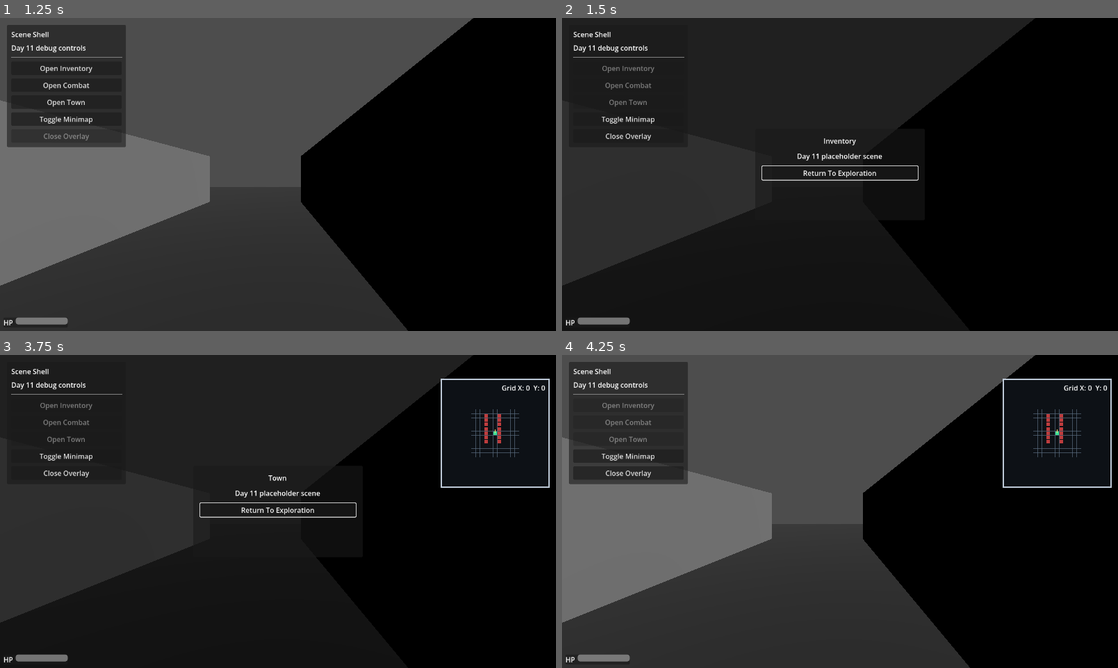
Above: before the commit, frames 1-4 (two rows, left to right).
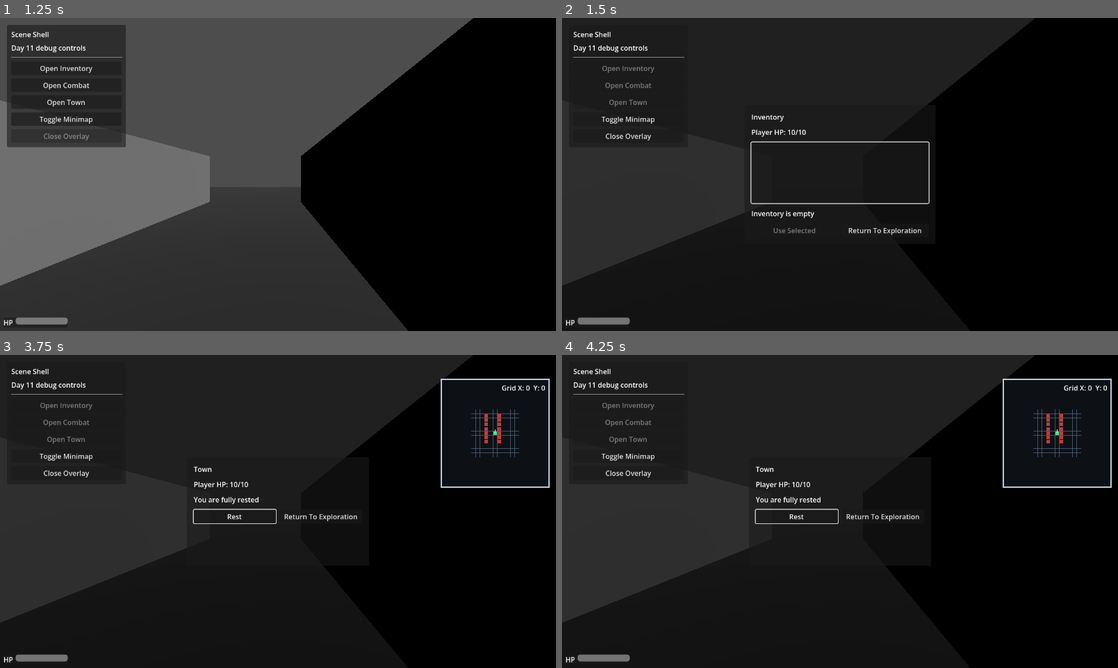
Above: after the commit, the same moments.

Repository: adamico/blobber-godot
Game: Godot game, scene res://scenes/title/title_screen.tscn
The game is run twice, just before and just after one commit, with the same random seed, the same clock (stepped at 60 frames per second) and the same inputs.
Inputs (mouse positions are in pixels of both pictures, inside the frame that each line leads up to):
- Up to frame 1 (1.25 s): click "Start Game" at 0.5 s
- Up to frame 2 (1.5 s): click "Open Inventory" at 1.25 s
- Up to frame 3 (3.75 s): click "Return To Exploration" at 2 s; click "Toggle Minimap" at 2.75 s; tap Enter (ui_accept) at 3.5 s; move the mouse to (400, 495) at 3.52 s; hold D (move_right) from 3.53 s (still down); hold T (open_town) from 3.53 s (still down); click (400, 495) at 3.67 s
- Up to frame 4 (4.25 s): keep holding D (move_right); keep holding T (open_town); tap Enter (ui_accept) at 3.77 s

Frame 1 is identical in both runs. In frame 2, 1.3% of the frame differs, in the area x 33-67%, y 30-70%; in frame 3, 0.9%; in frame 4, 57%, in the area x 0-86%, y 0-100%.

Commit message:
feat(m4): implement pickups, inventory UI, and town rest flow
add WorldPickup component that auto-collects into player inventory on matching grid cell
add real inventory overlay UI with item list, use action, close handling, and HP display
add real town overlay UI with Rest action that restores player HP to max
replace inventory and town placeholder scenes with functional overlays
add world APIs for inventory item access/use and resting
wire pickup collection into world turn processing
update world composition wiring for new overlay/world interactions
add M4 integration tests covering pickup collection, inventory item usage, and town rest behavior

Diff:
--- /dev/null
+++ b/components/world_pickup.gd
@@ -0,0 +1,34 @@
+class_name WorldPickup
+extends Node3D
+
+signal collected(item: ItemData)
+
+@export var grid_cell: Vector2i = Vector2i.ZERO
+@export var item_data: ItemData
+@export var world_y: float = 0.0
+
+
+func _ready() -> void:
+	add_to_group(&"world_pickups")
+	_sync_world_position()
+
+
+func collect_if_player_on_cell(player, player_cell: Vector2i) -> bool:
+	if item_data == null:
+		return false
+	if player == null:
+		return false
+	if player_cell != grid_cell:
+		return false
+	if not player.has_method("add_item"):
+		return false
+	if not bool(player.call("add_item", item_data)):
+		return false
+
+	collected.emit(item_data)
+	queue_free()
+	return true
+
+
+func _sync_world_position() -> void:
+	global_position = GridMapper.cell_to_world(grid_cell, 1.0, world_y)
--- /dev/null
+++ b/scenes/inventory/inventory_overlay.gd
@@ -0,0 +1,147 @@
+extends Control
+
+signal close_requested
+
+@onready var _title_label: Label = %InventoryTitleLabel
+@onready var _player_hp_label: Label = %InventoryPlayerHPLabel
+@onready var _item_list: ItemList = %InventoryItemList
+@onready var _status_label: Label = %InventoryStatusLabel
+@onready var _use_button: Button = %InventoryUseButton
+@onready var _close_button: Button = %InventoryCloseButton
+
+var _world: Node
+var _last_snapshot: PackedStringArray = PackedStringArray()
+
+
+func _ready() -> void:
+	_world = _resolve_world_context()
+	if _use_button != null and not _use_button.pressed.is_connected(_on_use_pressed):
+		_use_button.pressed.connect(_on_use_pressed)
+	if _close_button != null and not _close_button.pressed.is_connected(_on_close_pressed):
+		_close_button.pressed.connect(_on_close_pressed)
+	_refresh_view(true)
+
+
+func _process(_delta: float) -> void:
+	_refresh_view(false)
+
+
+func request_overlay_focus() -> void:
+	if _item_list != null:
+		_item_list.grab_focus()
+
+
+func _unhandled_input(event: InputEvent) -> void:
+	if event is InputEventKey and event.echo:
+		return
+	if not event.is_pressed():
+		return
+	if event.is_action_pressed("close_overlay") or event.is_action_pressed("ui_cancel"):
+		close_requested.emit()
+		get_viewport().set_input_as_handled()
+
+
+func _refresh_view(force_list_refresh: bool) -> void:
+	if _world == null:
+		_world = _resolve_world_context()
+		if _world == null:
+			return
+
+	if _title_label != null:
+		_title_label.text = "Inventory"
+
+	var player_stats: CharacterStats = null
+	if _world.has_method("get_player_stats"):
+		player_stats = _world.call("get_player_stats") as CharacterStats
+	if _player_hp_label != null:
+		if player_stats != null:
+			_player_hp_label.text = "Player HP: %d/%d" % [player_stats.health, player_stats.max_health]
+		else:
+			_player_hp_label.text = "Player HP: --"
+
+	var items: Array = []
+	if _world.has_method("get_player_inventory_items"):
+		items = _world.call("get_player_inventory_items") as Array
+
+	var snapshot := PackedStringArray()
+	for item in items:
+		if item == null:
+			snapshot.append("<null>")
+			continue
+		var item_name := String(item.item_name)
+		var item_type := int(item.item_type)
+		snapshot.append("%s|%d" % [item_name, item_type])
+
+	if force_list_refresh or snapshot != _last_snapshot:
+		_rebuild_item_list(items)
+		_last_snapshot = snapshot
+
+	if _use_button != null:
+		_use_button.disabled = _item_list == null or _item_list.get_selected_items().is_empty()
+
+
+func _rebuild_item_list(items: Array) -> void:
+	if _item_list == null:
+		return
+
+	var previous_selection := -1
+	if not _item_list.get_selected_items().is_empty():
+		previous_selection = int(_item_list.get_selected_items()[0])
+
+	_item_list.clear()
+	for item in items:
+		if item == null:
+			_item_list.add_item("Unknown Item")
+			continue
+		var item_name := String(item.item_name)
+		if item_name.is_empty():
+			item_name = "Unnamed Item"
+		_item_list.add_item(item_name)
+
+	if _item_list.item_count == 0:
+		if _status_label != null:
+			_status_label.text = "Inventory is empty"
+		return
+
+	var selected := clampi(previous_selection, 0, _item_list.item_count - 1)
+	_item_list.select(selected)
+	if _status_label != null:
+		_status_label.text = "Select an item and choose Use"
+
+
+func _on_use_pressed() -> void:
+	if _item_list == null:
+		return
+	if _item_list.get_selected_items().is_empty():
+		if _status_label != null:
+			_status_label.text = "Select an item first"
+		return
+
+	var index := int(_item_list.get_selected_items()[0])
+	if _world == null or not _world.has_method("use_player_inventory_item"):
+		if _status_label != null:
+			_status_label.text = "Inventory unavailable"
+		return
+
+	if bool(_world.call("use_player_inventory_item", index)):
+		if _status_label != null:
+			_status_label.text = "Item used"
+	else:
+		if _status_label != null:
+			_status_label.text = "Could not use item"
+
+	_refresh_view(true)
+
+
+func _on_close_pressed() -> void:
+	close_requested.emit()
+
+
+func _resolve_world_context() -> Node:
+	var cursor: Node = self
+	while cursor != null:
+		if cursor.has_method("get_player_inventory_items") and cursor.has_method("use_player_inventory_item"):
+			return cursor
+		cursor = cursor.get_parent()
+
+	return get_tree().current_scene
--- a/scenes/inventory/inventory_placeholder.tscn
+++ b/scenes/inventory/inventory_placeholder.tscn
@@ -1,8 +1,8 @@
 [gd_scene format=3]
 
-[ext_resource type="Script" path="res://scenes/overlays/placeholder_overlay.gd" id="1"]
+[ext_resource type="Script" path="res://scenes/inventory/inventory_overlay.gd" id="1"]
 
-[node name="InventoryPlaceholder" type="Control"]
+[node name="InventoryOverlay" type="Control"]
 layout_mode = 3
 anchors_preset = 15
 anchor_right = 1.0
@@ -10,10 +10,8 @@
 grow_horizontal = 2
 grow_vertical = 2
 script = ExtResource("1")
-overlay_title = "Inventory"
-overlay_subtitle = "Day 11 placeholder scene"
 
-[node name="Dimmer" type="ColorRect" parent="."]
+[node name="InventoryDimmer" type="ColorRect" parent="."]
 layout_mode = 1
 anchors_preset = 15
 anchor_right = 1.0
@@ -23,7 +21,7 @@
 mouse_filter = 2
 color = Color(0, 0, 0, 0.58)
 
-[node name="Center" type="CenterContainer" parent="."]
+[node name="InventoryCenter" type="CenterContainer" parent="."]
 layout_mode = 1
 anchors_preset = 15
 anchor_right = 1.0
@@ -31,29 +29,54 @@
 grow_horizontal = 2
 grow_vertical = 2
 
-[node name="Panel" type="PanelContainer" parent="Center"]
-custom_minimum_size = Vector2(390, 210)
+[node name="InventoryPanel" type="PanelContainer" parent="InventoryCenter"]
+custom_minimum_size = Vector2(440, 300)
 layout_mode = 2
 
-[node name="Margin" type="MarginContainer" parent="Center/Panel"]
+[node name="InventoryMargin" type="MarginContainer" parent="InventoryCenter/InventoryPanel"]
 layout_mode = 2
 theme_override_constants/margin_left = 16
 theme_override_constants/margin_top = 16
 theme_override_constants/margin_right = 16
 theme_override_constants/margin_bottom = 16
 
-[node name="VBox" type="VBoxContainer" parent="Center/Panel/Margin"]
+[node name="InventoryVBox" type="VBoxContainer" parent="InventoryCenter/InventoryPanel/InventoryMargin"]
 layout_mode = 2
 theme_override_constants/separation = 12
 
-[node name="Title" type="Label" parent="Center/Panel/Margin/VBox"]
+[node name="InventoryTitleLabel" type="Label" parent="InventoryCenter/InventoryPanel/InventoryMargin/InventoryVBox"]
 layout_mode = 2
-horizontal_alignment = 1
+unique_name_in_owner = true
+text = "Inventory"
 
-[node name="Subtitle" type="Label" parent="Center/Panel/Margin/VBox"]
+[node name="InventoryPlayerHPLabel" type="Label" parent="InventoryCenter/InventoryPanel/InventoryMargin/InventoryVBox"]
 layout_mode = 2
-horizontal_alignment = 1
+unique_name_in_owner = true
+text = "Player HP: --"
 
-[node name="CloseButton" type="Button" parent="Center/Panel/Margin/VBox"]
+[node name="InventoryItemList" type="ItemList" parent="InventoryCenter/InventoryPanel/InventoryMargin/InventoryVBox"]
+custom_minimum_size = Vector2(0, 140)
 layout_mode = 2
+unique_name_in_owner = true
+select_mode = 0
+
+[node name="InventoryStatusLabel" type="Label" parent="InventoryCenter/InventoryPanel/InventoryMargin/InventoryVBox"]
+layout_mode = 2
+unique_name_in_owner = true
+text = "Inventory is empty"
+
+[node name="InventoryActionsRow" type="HBoxContainer" parent="InventoryCenter/InventoryPanel/InventoryMargin/InventoryVBox"]
+layout_mode = 2
+theme_override_constants/separation = 10
+
+[node name="InventoryUseButton" type="Button" parent="InventoryCenter/InventoryPanel/InventoryMargin/InventoryVBox/InventoryActionsRow"]
+layout_mode = 2
+unique_name_in_owner = true
+size_flags_horizontal = 3
+text = "Use Selected"
+
+[node name="InventoryCloseButton" type="Button" parent="InventoryCenter/InventoryPanel/InventoryMargin/InventoryVBox/InventoryActionsRow"]
+layout_mode = 2
+unique_name_in_owner = true
+size_flags_horizontal = 3
 text = "Return To Exploration"
--- /dev/null
+++ b/scenes/town/town_overlay.gd
@@ -0,0 +1,92 @@
+extends Control
+
+signal close_requested
+
+@onready var _title_label: Label = %TownTitleLabel
+@onready var _player_hp_label: Label = %TownPlayerHPLabel
+@onready var _status_label: Label = %TownStatusLabel
+@onready var _rest_button: Button = %TownRestButton
+@onready var _close_button: Button = %TownCloseButton
+
+var _world: Node
+
+
+func _ready() -> void:
+	_world = _resolve_world_context()
+	if _rest_button != null and not _rest_button.pressed.is_connected(_on_rest_pressed):
+		_rest_button.pressed.connect(_on_rest_pressed)
+	if _close_button != null and not _close_button.pressed.is_connected(_on_close_pressed):
+		_close_button.pressed.connect(_on_close_pressed)
+	_refresh_view()
+
+
+func _process(_delta: float) -> void:
+	_refresh_view()
+
+
+func request_overlay_focus() -> void:
+	if _rest_button != null:
+		_rest_button.grab_focus()
+
+
+func _unhandled_input(event: InputEvent) -> void:
+	if event is InputEventKey and event.echo:
+		return
+	if not event.is_pressed():
+		return
+	if event.is_action_pressed("close_overlay") or event.is_action_pressed("ui_cancel"):
+		close_requested.emit()
+		get_viewport().set_input_as_handled()
+
+
+func _refresh_view() -> void:
+	if _world == null:
+		_world = _resolve_world_context()
+		if _world == null:
+			return
+
+	if _title_label != null:
+		_title_label.text = "Town"
+
+	var player_stats: CharacterStats = null
+	if _world.has_method("get_player_stats"):
+		player_stats = _world.call("get_player_stats") as CharacterStats
+
+	if _player_hp_label != null:
+		if player_stats != null:
+			_player_hp_label.text = "Player HP: %d/%d" % [player_stats.health, player_stats.max_health]
+		else:
+			_player_hp_label.text = "Player HP: --"
+
+	if _status_label != null and player_stats != null and player_stats.health >= player_stats.max_health:
+		_status_label.text = "You are fully rested"
+
+
+func _on_rest_pressed() -> void:
+	if _world == null or not _world.has_method("rest_player"):
+		if _status_label != null:
+			_status_label.text = "Town services unavailable"
+		return
+
+	if bool(_world.call("rest_player")):
+		if _status_label != null:
+			_status_label.text = "You rest at the inn"
+	else:
+		if _status_label != null:
+			_status_label.text = "Could not rest"
+
+	_refresh_view()
+
+
+func _on_close_pressed() -> void:
+	close_requested.emit()
+
+
+func _resolve_world_context() -> Node:
+	var cursor: Node = self
+	while cursor != null:
+		if cursor.has_method("rest_player") and cursor.has_method("get_player_stats"):
+			return cursor
+		cursor = cursor.get_parent()
+
+	return get_tree().current_scene
--- a/scenes/town/town_placeholder.tscn
+++ b/scenes/town/town_placeholder.tscn
@@ -1,8 +1,8 @@
 [gd_scene format=3]
 
-[ext_resource type="Script" path="res://scenes/overlays/placeholder_overlay.gd" id="1"]
+[ext_resource type="Script" path="res://scenes/town/town_overlay.gd" id="1"]
 
-[node name="TownPlaceholder" type="Control"]
+[node name="TownOverlay" type="Control"]
 layout_mode = 3
 anchors_preset = 15
 anchor_right = 1.0
@@ -10,8 +10,6 @@
 grow_horizontal = 2
 grow_vertical = 2
 script = ExtResource("1")
-overlay_title = "Town"
-overlay_subtitle = "Day 11 placeholder scene"
 
 [node name="Dimmer" type="ColorRect" parent="."]
 layout_mode = 1
@@ -32,7 +30,7 @@
 grow_vertical = 2
 
 [node name="Panel" type="PanelContainer" parent="Center"]
-custom_minimum_size = Vector2(390, 210)
+custom_minimum_size = Vector2(420, 250)
 layout_mode = 2
 
 [node name="Margin" type="MarginContainer" parent="Center/Panel"]
@@ -46,14 +44,33 @@
 layout_mode = 2
 theme_override_constants/separation = 12
 
-[node name="Title" type="Label" parent="Center/Panel/Margin/VBox"]
+[node name="TownTitleLabel" type="Label" parent="Center/Panel/Margin/VBox"]
 layout_mode = 2
-horizontal_alignment = 1
+unique_name_in_owner = true
+text = "Town"
 
-[node name="Subtitle" type="Label" parent="Center/Panel/Margin/VBox"]
+[node name="TownPlayerHPLabel" type="Label" parent="Center/Panel/Margin/VBox"]
 layout_mode = 2
-horizontal_alignment = 1
+unique_name_in_owner = true
+text = "Player HP: --"
 
-[node name="CloseButton" type="Button" parent="Center/Panel/Margin/VBox"]
+[node name="TownStatusLabel" type="Label" parent="Center/Panel/Margin/VBox"]
 layout_mode = 2
+unique_name_in_owner = true
+text = "Take a rest to recover"
+
+[node name="Actions" type="HBoxContainer" parent="Center/Panel/Margin/VBox"]
+layout_mode = 2
+theme_override_constants/separation = 10
+
+[node name="TownRestButton" type="Button" parent="Center/Panel/Margin/VBox/Actions"]
+layout_mode = 2
+unique_name_in_owner = true
+size_flags_horizontal = 3
+text = "Rest"
+
+[node name="TownCloseButton" type="Button" parent="Center/Panel/Margin/VBox/Actions"]
+layout_mode = 2
+unique_name_in_owner = true
+size_flags_horizontal = 3
 text = "Return To Exploration"
--- a/scenes/world/main.gd
+++ b/scenes/world/main.gd
@@ -247,6 +247,27 @@
 	return _player.stats
 
 
+func get_player_inventory_items() -> Array:
+	if _player == null or _player.inventory == null:
+		return []
+	if not _player.inventory.has_method("get_items"):
+		return []
+	return _player.inventory.get_items()
+
+
+func use_player_inventory_item(index: int) -> bool:
+	if _player == null:
+		return false
+	return _player.use_item(index)
+
+
+func rest_player() -> bool:
+	if _player == null or _player.stats == null:
+		return false
+	_player.stats.fill()
+	return true
+
+
 func submit_combat_intent(cmd: GridCommand.Type) -> bool:
 	return _turn_orchestrator.submit_player_combat_intent(cmd)
 
--- a/scenes/world/modules/world_composition_orchestrator.gd
+++ b/scenes/world/modules/world_composition_orchestrator.gd
@@ -124,6 +124,7 @@
 			grid_module,
 			encounter_module,
 			run_outcome_module,
+			root,
 			player,
 			ctx["is_gameplay_state_active"],
 			ctx["is_combat_state_active"],
--- a/scenes/world/modules/world_turn_orchestrator.gd
+++ b/scenes/world/modules/world_turn_orchestrator.gd
@@ -3,11 +3,13 @@
 
 const COMBAT_DEFEND_DIVISOR := 2
 const COMBAT_USE_ITEM_HEAL_AMOUNT := 2
+const PICKUP_GROUP := &"world_pickups"
 
 var _ui_module: WorldUIModule
 var _grid_module: WorldGridModule
 var _encounter_module: WorldEncounterModule
 var _run_outcome_module: WorldRunOutcomeModule
+var _world_root: Node
 var _player
 var _is_gameplay_state_active_fn: Callable
 var _is_combat_state_active_fn: Callable
@@ -21,6 +23,7 @@
 		grid_module: WorldGridModule,
 		encounter_module: WorldEncounterModule,
 		run_outcome_module: WorldRunOutcomeModule,
+		world_root: Node,
 		player,
 		is_gameplay_state_active_fn: Callable,
 		is_combat_state_active_fn: Callable,
@@ -30,6 +33,7 @@
 	_grid_module = grid_module
 	_encounter_module = encounter_module
 	_run_outcome_module = run_outcome_module
+	_world_root = world_root
 	_player = player
 	_is_gameplay_state_active_fn = is_gameplay_state_active_fn
 	_is_combat_state_active_fn = is_combat_state_active_fn
@@ -47,6 +51,7 @@
 func process_player_action(new_state: GridState) -> void:
 	_ui_module.refresh_coords(new_state.cell)
 	_ui_module.refresh_minimap(new_state.cell, _grid_module.occupancy())
+	_collect_pickups(new_state.cell)
 	_encounter_module.collect()
 
 	if not _is_gameplay_active():
@@ -64,6 +69,20 @@
 
 	_encounter_module.tick_step_echo()
 	_encounter_module.check_combat_trigger()
+
+
+func _collect_pickups(player_cell: Vector2i) -> void:
+	if _world_root == null:
+		return
+
+	for node in _world_root.get_tree().get_nodes_in_group(PICKUP_GROUP):
+		if node == null:
+			continue
+		if node.get_tree() != _world_root.get_tree():
+			continue
+		if not node.has_method("collect_if_player_on_cell"):
+			continue
+		node.call("collect_if_player_on_cell", _player, player_cell)
 
 
 func process_enemy_action() -> void:
--- /dev/null
+++ b/tests/test_m4_inventory_town_flow.gd
@@ -0,0 +1,96 @@
+extends GutTest
+
+const WORLD_SCENE := preload("res://scenes/world/main.tscn")
+
+func _spawn_world() -> Node3D:
+	var world := WORLD_SCENE.instantiate() as Node3D
+	add_child_autofree(world)
+	await get_tree().process_frame
+	await get_tree().process_frame
+	return world
+
+
+func _player(world: Node3D) -> Player:
+	var player := world.get_node_or_null("Player") as Player
+	assert_not_null(player, "Manual test world must include Player")
+	return player
+
+
+func _wait_until_not_busy(player: Player, max_frames: int = 240) -> void:
+	for _i in range(max_frames):
+		if player.movement_controller != null and not player.movement_controller.is_busy:
+			return
+		await get_tree().process_frame
+	fail_test("Timed out waiting for movement controller to become idle")
+
+
+func _make_item(item_name: String, effects: Dictionary) -> ItemData:
+	var item := ItemData.new()
+	item.item_name = item_name
+	item.stat_effect = effects
+	item.item_type = ItemData.ItemType.CONSUMABLE
+	return item
+
+
+func test_world_pickup_collects_item_into_player_inventory() -> void:
+	var world := await _spawn_world()
+	var player := _player(world)
+	player.movement_config.smooth_mode = false
+
+	var pickup := WorldPickup.new()
+	pickup.grid_cell = Vector2i(0, -1)
+	pickup.item_data = _make_item("Potion", {"heal": 2})
+	world.add_child(pickup)
+	await get_tree().process_frame
+
+	assert_eq(player.inventory.size(), 0)
+	assert_true(player.execute_action(&"move_forward"))
+	await _wait_until_not_busy(player)
+	await get_tree().process_frame
+
+	assert_eq(player.grid_state.cell, Vector2i(0, -1))
+	assert_eq(player.inventory.size(), 1)
+	assert_false(is_instance_valid(pickup))
+
+
+func test_inventory_overlay_uses_selected_item() -> void:
+	var world := await _spawn_world()
+	var player := _player(world)
+
+	player.stats.take_damage(5)
+	assert_eq(player.stats.health, 5)
+	assert_true(player.add_item(_make_item("Potion", {"heal": 3})))
+
+	world.open_inventory_overlay()
+	await get_tree().process_frame
+
+	var item_list := world.get_node_or_null("OverlayLayer/OverlayMount/InventoryOverlay/InventoryCenter/InventoryPanel/InventoryMargin/InventoryVBox/InventoryItemList") as ItemList
+	var use_button := world.get_node_or_null("OverlayLayer/OverlayMount/InventoryOverlay/InventoryCenter/InventoryPanel/InventoryMargin/InventoryVBox/InventoryActionsRow/InventoryUseButton") as Button
+	assert_not_null(item_list)
+	assert_not_null(use_button)
+	assert_eq(item_list.item_count, 1)
+
+	item_list.select(0)
+	use_button.emit_signal("pressed")
+	await get_tree().process_frame
+
+	assert_eq(player.stats.health, 8)
+	assert_eq(player.inventory.size(), 0)
+
+
+func test_town_overlay_rest_restores_hp_to_max() -> void:
+	var world := await _spawn_world()
+	var player := _player(world)
+
+	player.stats.take_damage(4)
+	assert_eq(player.stats.health, 6)
+
+	world.open_town_overlay()
+	await get_tree().process_frame
+
+	var rest_button := world.get_node_or_null("OverlayLayer/OverlayMount/TownOverlay/Center/Panel/Margin/VBox/Actions/TownRestButton") as Button
+	assert_not_null(rest_button)
+	rest_button.emit_signal("pressed")
+	await get_tree().process_frame
+
+	assert_eq(player.stats.health, player.stats.max_health)
Not shown, added: components/world_pickup.gd.uid
Not shown, added: scenes/inventory/inventory_overlay.gd.uid
Not shown, added: scenes/town/town_overlay.gd.uid
Not shown, added: tests/test_m4_inventory_town_flow.gd.uid
